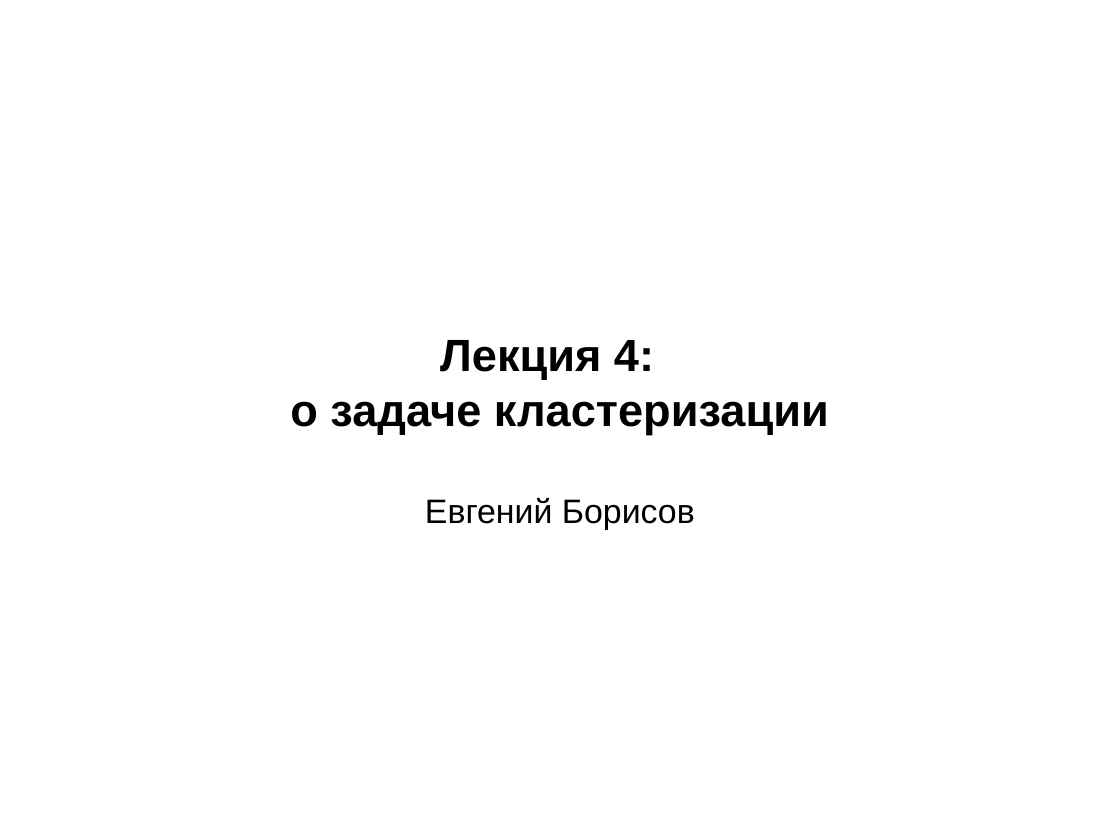
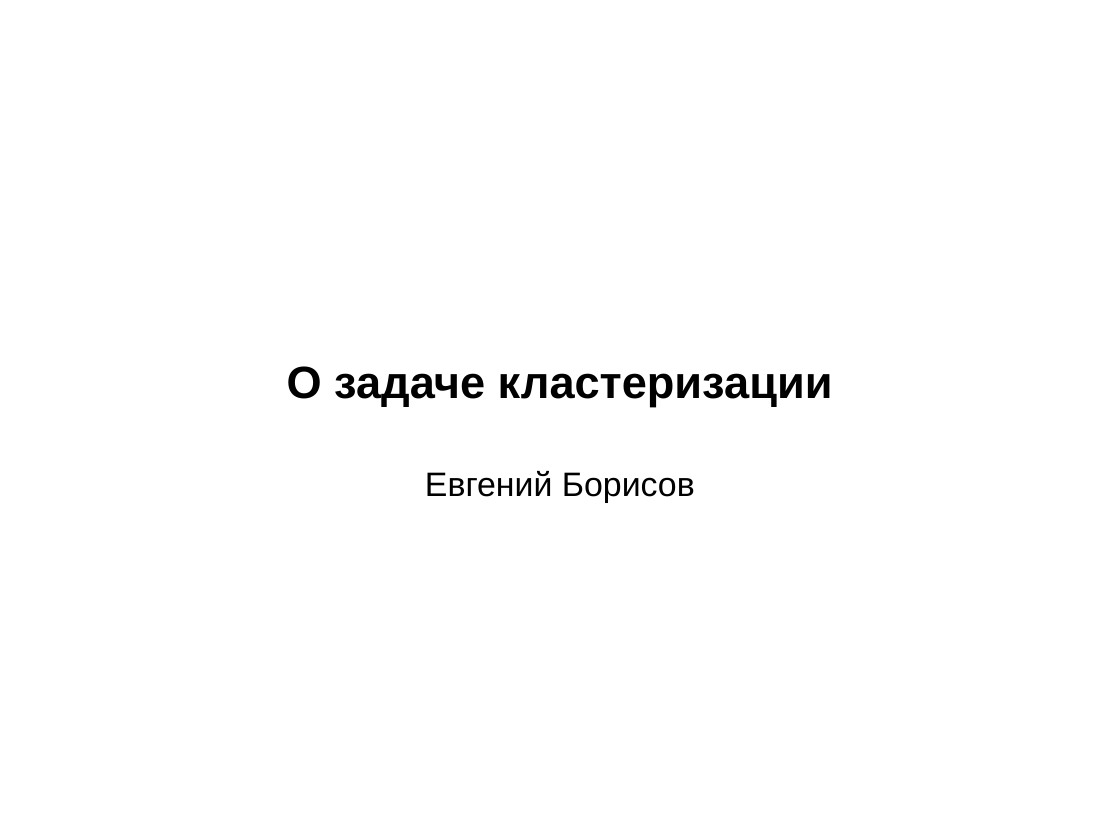
Before and after one commit to mechanoid5/ml_lectorium_legacy, a slide deck: slide 1 of 05-cluster.odp. Drawn at 1120x840 pixels with LibreOffice and Linux fonts; fonts in the diff are those of the drawing; background and template pictures are left out. Boxes give left, top, right and bottom in pixels: in the first picture for what was removed or moved away, otherwise in the second. Text is boxed around its words. In the diff, an @@ line names an element or a change of style, - is before the commit and + after.

```diff
--- a/05-cluster.odp
+++ b/05-cluster.odp
@@ subtitle at (x1=287, y1=366, x2=833, y2=407): text changed @@
-Лекция 4:
-о задаче кластеризации
+О задаче кластеризации
```
Also in this commit, not shown: 15 other slides changed, 26 other files.
